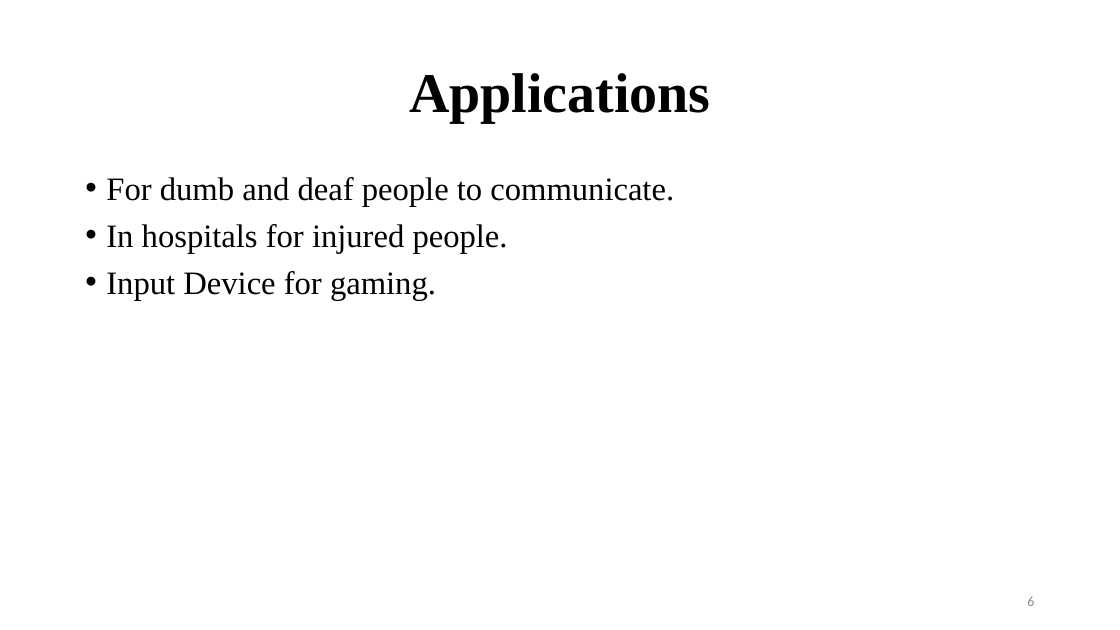
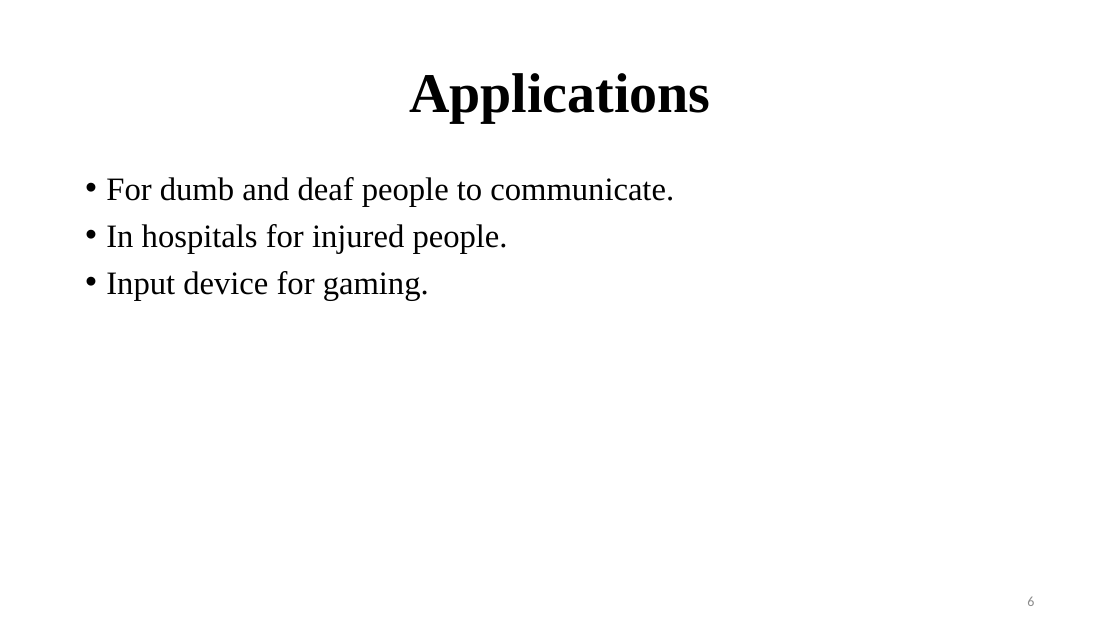
Before and after one commit to BipinGodar/ProjectReport, a slide deck: slide 6 of Smart Gloves using Flex Sensor.pptx. Drawn at 1120x630 pixels with LibreOffice and Linux fonts; fonts in the diff are those of the drawing. Boxes give left, top, right and bottom in pixels: in the first picture for what was removed or moved away, otherwise in the second. Text is boxed around its words. In the diff, an @@ line names an element or a change of style, - is before the commit and + after.

```diff
--- a/Smart Gloves using Flex Sensor.pptx
+++ b/Smart Gloves using Flex Sensor.pptx
@@ text at box(106, 271, 429, 300): text changed @@
-• Input Device for gaming.
+• Input device for gaming.
```
Also in this commit, not shown: 2 other slides changed, 2 other files.
